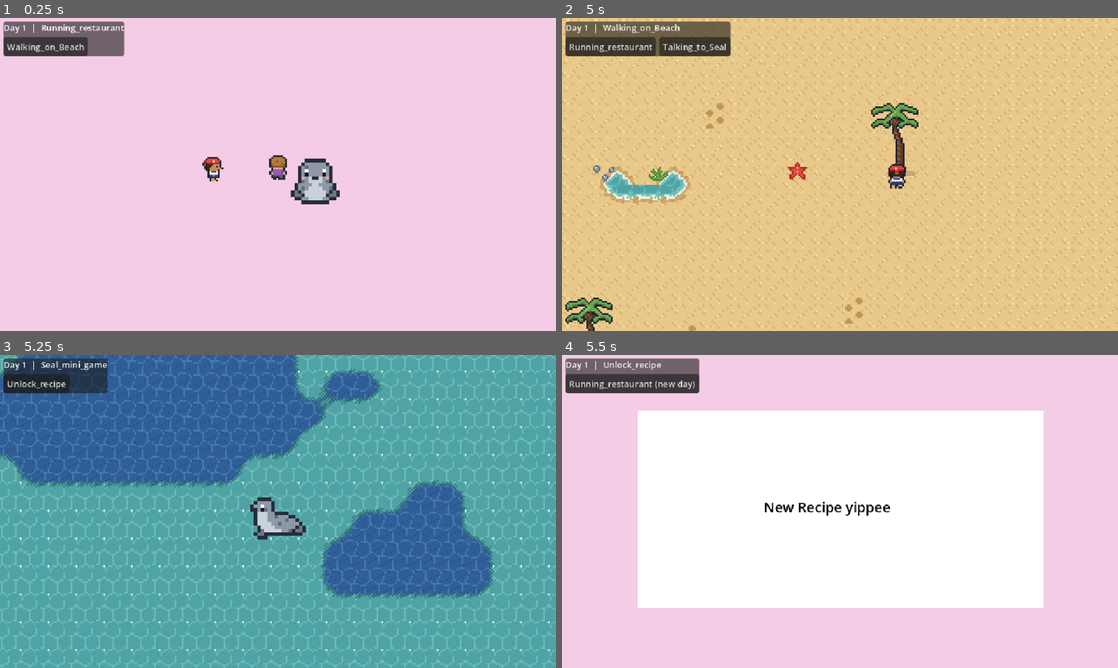
Above: before the commit, frames 1-4 (two rows, left to right).
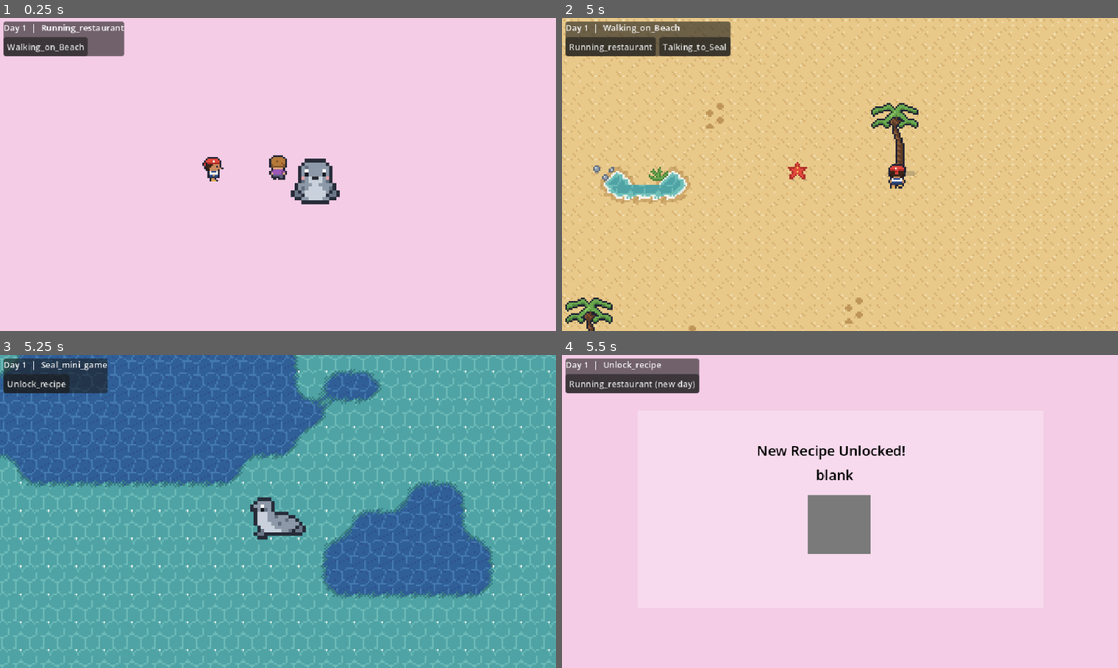
Above: after the commit, the same moments.

Repository: Virhamand/Seal-of-Approval
Game: Godot game, scene res://tests/state_machine_test.tscn
Two runs of this game, one before a commit and one after it. Both use one fixed random seed, a clock stepped at 60 frames per second and the inputs below. This scene is started directly instead of the project's main scene.
Inputs (mouse positions are in pixels of both pictures, inside the frame that each line leads up to):
- Up to frame 1 (0.25 s): no input
- Up to frame 2 (5 s): click "Walking_on_Beach" at 0.5 s; click "Running_restaurant" at 1.25 s; tap Enter (ui_accept) at 2, 2.27, 3.02, 4.52 s; move the mouse to (962, 158) at 2.02 s; hold Right (right) 2.03-2.78 s; tap E at 2.1 s; click (962, 158) at 2.17 s; move the mouse to (728, 190) at 2.77 s; hold S (down) 2.78-3.53 s; tap Space at 2.85 s; move the mouse to (895, 105) at 3.52 s; hold Right (right) 3.53-4.28 s; tap Keypad Enter at 3.6 s; move the mouse to (812, 237) at 4.27 s; hold Up (up) from 4.28 s (still down); tap Q at 4.35 s; click (812, 237) at 4.42 s
- Up to frame 3 (5.25 s): move the mouse to (444, 558) at 5.02 s; release Up (up) at 5.03 s; hold A (left) from 5.03 s (still down); tap E at 5.1 s
- Up to frame 4 (5.5 s): keep holding A (left); tap Enter (ui_accept) at 5.27 s

Frames 1-3 are identical in both runs. In frame 4, 46% of the frame differs, in the area x 13-87%, y 17-81%.

Commit message:
Update new_recipe.tscn
It's translucent now

Diff:
--- a/scenes/new_recipe.tscn
+++ b/scenes/new_recipe.tscn
@@ -7,11 +7,27 @@
 offset_top = 64.0
 offset_right = 554.0
 offset_bottom = 291.0
+color = Color(1, 1, 1, 0.28235295)
 
 [node name="Label" type="Label" parent="." unique_id=1363087840]
-offset_left = 232.0
-offset_top = 163.0
-offset_right = 428.0
-offset_bottom = 208.0
+offset_left = 224.0
+offset_top = 98.0
+offset_right = 420.0
+offset_bottom = 143.0
 theme_override_colors/font_color = Color(0, 0, 0, 1)
-text = "New Recipe yippee"
+text = "New Recipe Unlocked!"
+
+[node name="RecipeName" type="Label" parent="." unique_id=293077752]
+offset_left = 292.0
+offset_top = 126.0
+offset_right = 336.0
+offset_bottom = 149.0
+theme_override_colors/font_color = Color(0, 0, 0, 1)
+text = "blank"
+
+[node name="ColorRect2" type="ColorRect" parent="." unique_id=614902585]
+offset_left = 283.0
+offset_top = 161.0
+offset_right = 355.0
+offset_bottom = 229.0
+color = Color(0.47983426, 0.47983432, 0.47983426, 1)
